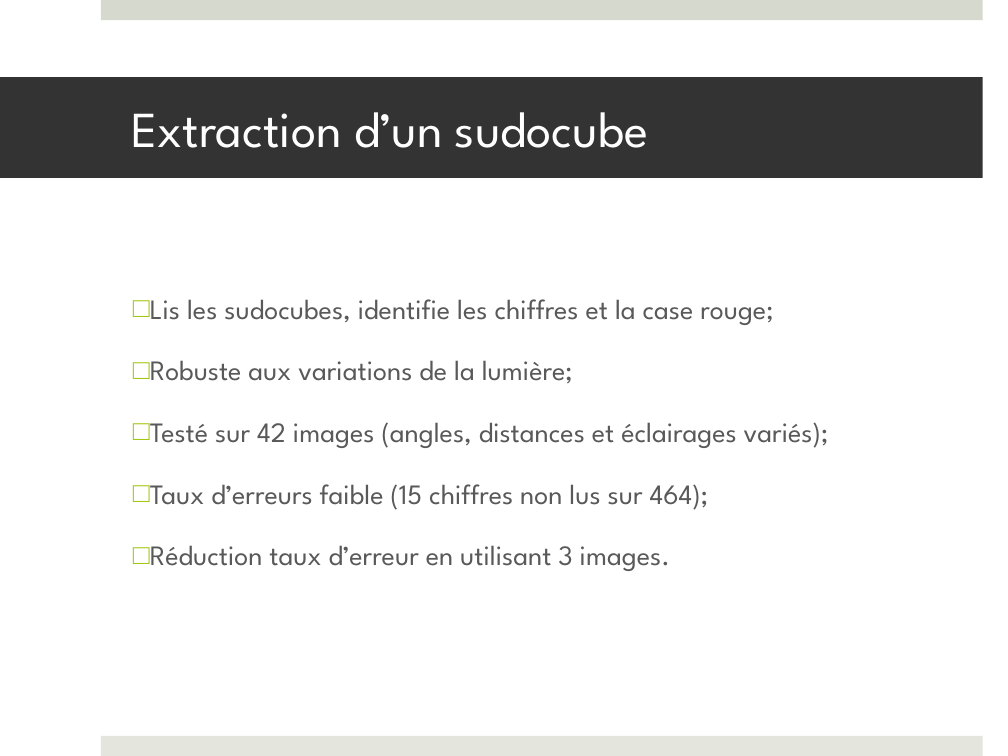
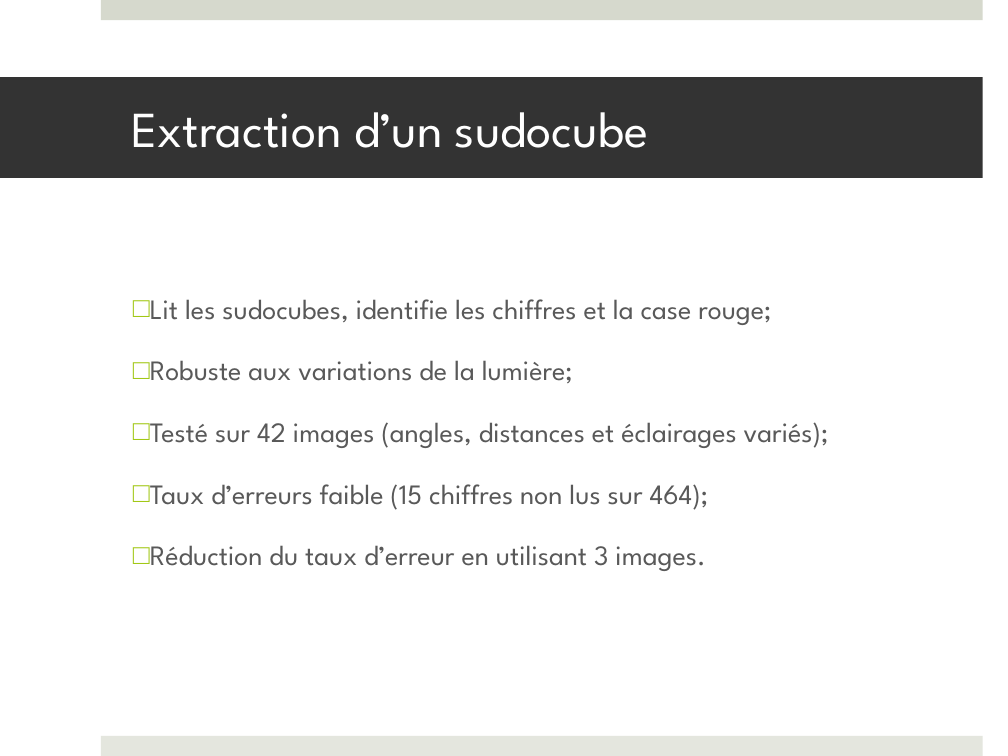
Before and after one commit to francisvalois/design3, a slide deck: slide 1 of reports/presentation/kinocto_PB.pptx. Drawn at 1008x756 pixels with LibreOffice and Linux fonts; fonts in the diff are those of the drawing. Boxes give left, top, right and bottom in pixels: in the first picture for what was removed or moved away, otherwise in the second. Text is boxed around its words. In the diff, an @@ line names an element or a change of style, - is before the commit and + after.

```diff
--- a/reports/presentation/kinocto_PB.pptx
+++ b/reports/presentation/kinocto_PB.pptx
@@ text at (150,299,771,325): text changed @@
-□ Lis les sudocubes, identifie les chiffres et la case rouge;
+□ Lit les sudocubes, identifie les chiffres et la case rouge;
@@ text at (150,545,705,571): text changed @@
-□ Réduction taux d’erreur en utilisant 3 images.
+□ Réduction du taux d’erreur en utilisant 3 images.
```
Also in this commit, not shown: 2 other files.
